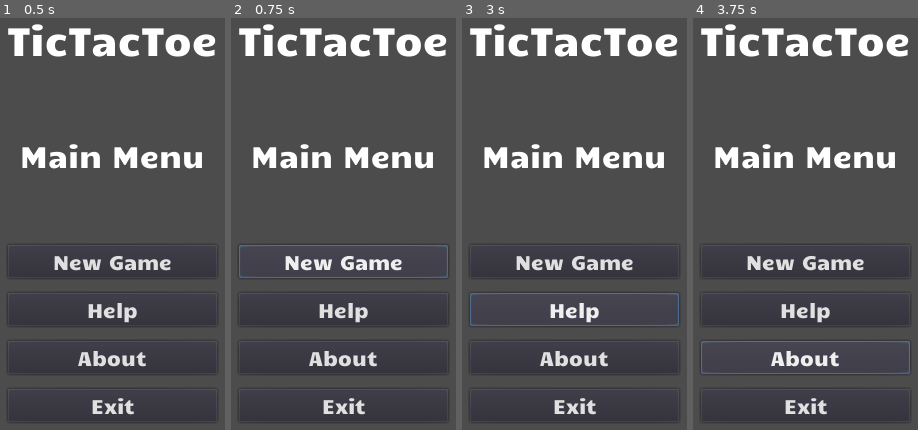
Above: before the commit, frames 1-4 (left to right).
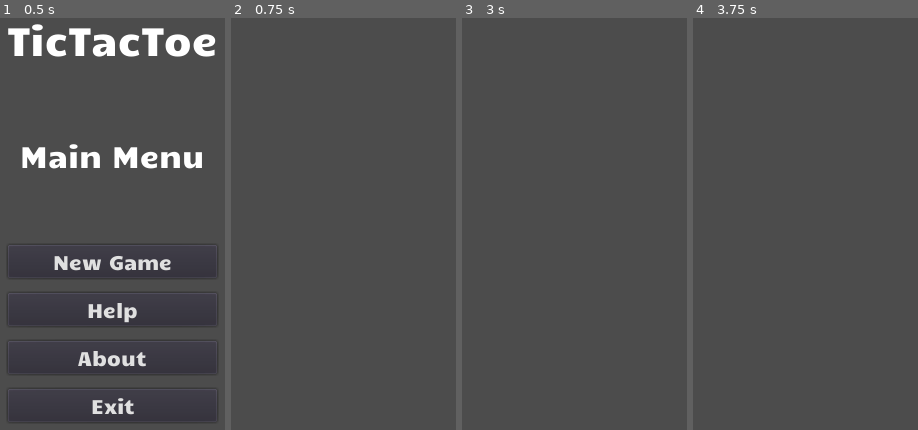
Above: after the commit, the same moments.

Repository: edd34/TicTacToe_Godot
Game: Godot game, scene res://Scenes/MainMenu.tscn
The game is run twice, just before and just after one commit, with the same random seed, the same clock (stepped at 60 frames per second) and the same inputs. The project has no main scene, so this scene is started directly.
Inputs (mouse positions are in pixels of both pictures, inside the frame that each line leads up to):
- Up to frame 1 (0.5 s): no input
- Up to frame 2 (0.75 s): click "New Game" at 0.5 s
- Up to frame 3 (3 s): click (574, 261) at 1.25 s, where only the run before the commit has a clickable "New Game"; click (574, 261) at 2 s, where only the run before the commit has a clickable "New Game"; click (574, 310) at 2.75 s, where only the run before the commit has a clickable "Help"
- Up to frame 4 (3.75 s): click (805, 355) at 3.5 s, where only the run before the commit has a clickable "About"

Frame 1 is identical in both runs. In frame 2, 9.3% of the frame differs, in the area x 3-97%, y 1-98%; in frame 3, 9.3%; in frame 4, 9.3%.
Error before the commit: Attempt to call function 'goto_scene' in base 'null instance' on a null instance. (res://Scripts/Menu/MainMenu/NewGameButton.gd:19)
Error after the commit: Attempt to call function 'instance' in base 'null instance' on a null instance. (res://Scripts/global.gd:34)

Commit message:
add global.gd as autoload aka singleton

Diff:
--- a/project.godot
+++ b/project.godot
@@ -13,6 +13,10 @@
 config/name="TicTacToe"
 config/icon="res://icon.png"
 
+[autoload]
+
+global="*res://Scripts/global.gd"
+
 [display]
 
 window/size/width=480
